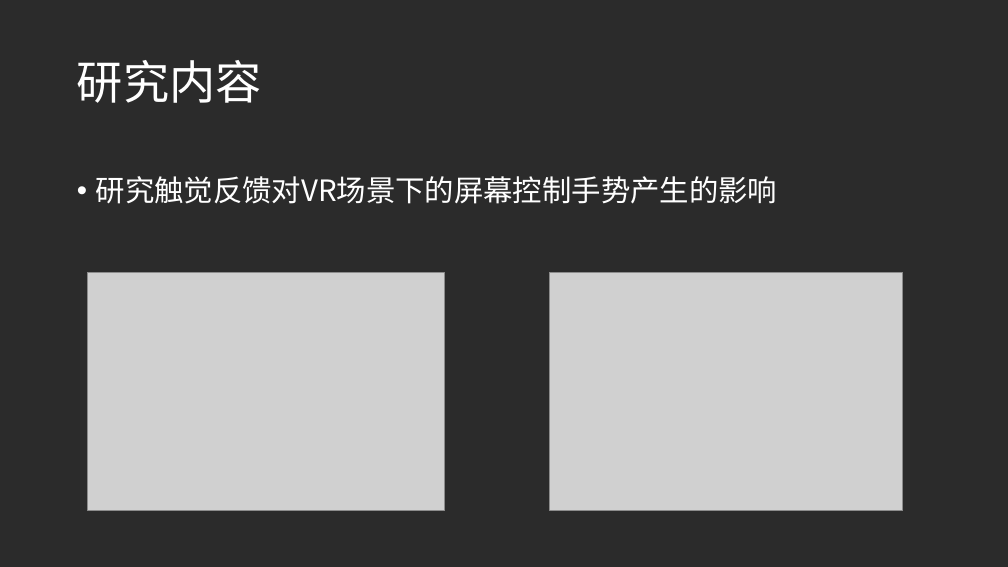
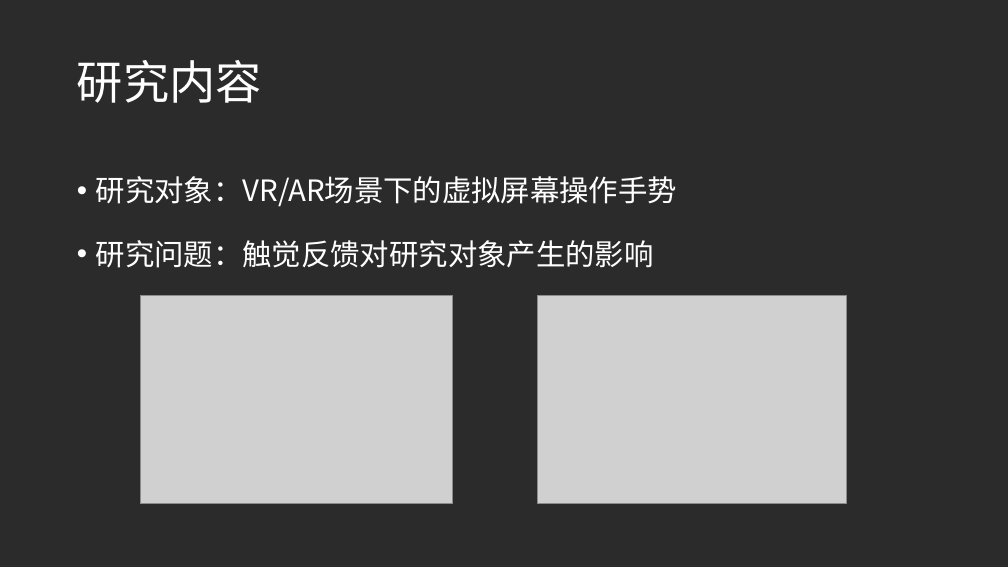
Before and after one commit to daaqing452/Haptic-Feedback-Surface-Interaction, a slide deck: slide 2 of 毕业设计中期答辩-鲁逸沁.pptx. Drawn at 1008x567 pixels with LibreOffice and Linux fonts; fonts in the diff are those of the drawing; grey boxes stand for pictures; background and template pictures are left out; a plain dark background stands for a picture behind light text. Boxes give left, top, right and bottom in pixels: in the first picture for what was removed or moved away, otherwise in the second. Text is boxed around its words. In the diff, an @@ line names an element or a change of style, - is before the commit and + after.

```diff
--- a/毕业设计中期答辩-鲁逸沁.pptx
+++ b/毕业设计中期答辩-鲁逸沁.pptx
@@ text at (96, 176, 677, 268): text changed @@
-• 研究触觉反馈对VR场景下的屏幕控制手势产生的影响
+• 研究对象：VR/AR场景下的虚拟屏幕操作手势
+• 研究问题：触觉反馈对研究对象产生的影响
@@ picture: place and size @@
-picture at (88, 273, 445, 511)
+picture at (141, 296, 453, 504)
@@ picture: place and size @@
-picture at (550, 273, 903, 511)
+picture at (538, 296, 847, 504)
```
Also in this commit, not shown: 3 other slides changed, 9 other files.
